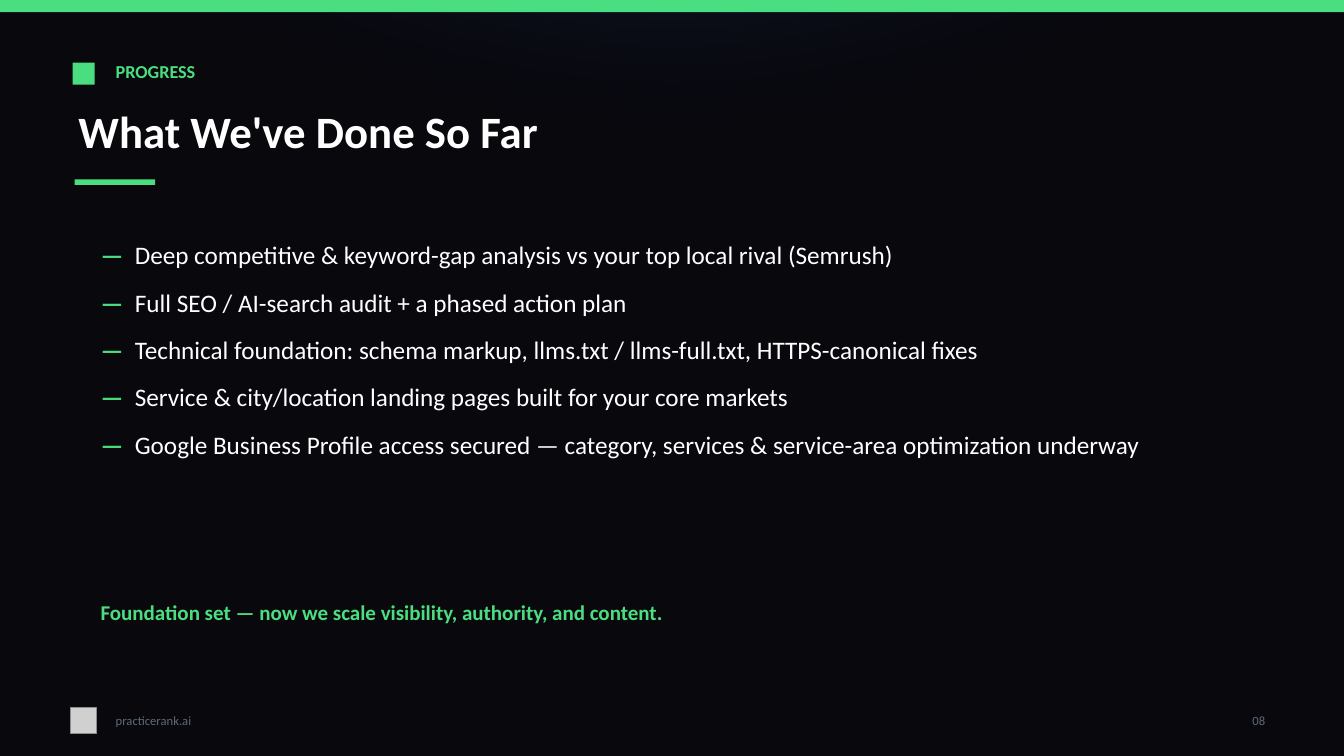
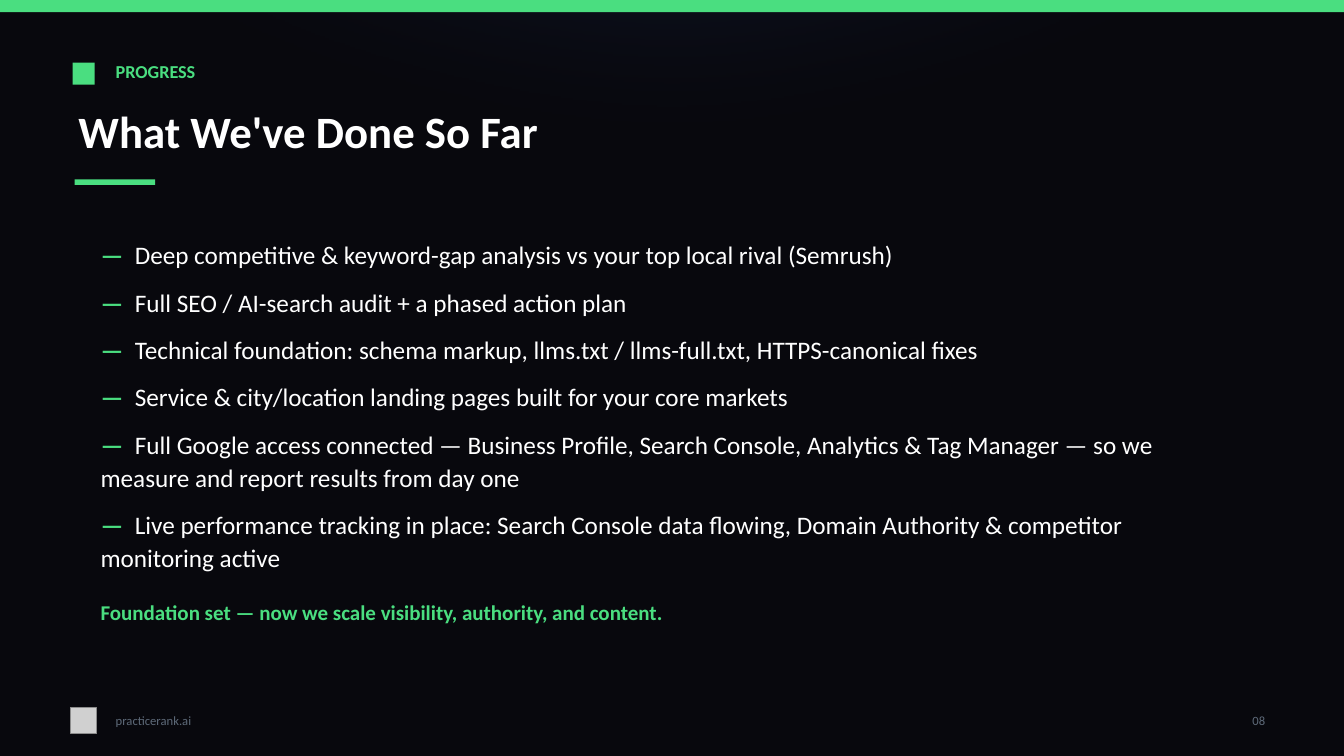
Before and after one commit to sathvik-vadlakunta/inCentivee, a slide deck: slide 8 of deliverables/PracticeRank-SEO-Strategy-Paradigm-Experts.pptx. Drawn at 1344x756 pixels with LibreOffice and Linux fonts; fonts in the diff are those of the drawing; grey boxes stand for pictures. Boxes give left, top, right and bottom in pixels: in the first picture for what was removed or moved away, otherwise in the second. Text is boxed around its words. In the diff, an @@ line names an element or a change of style, - is before the commit and + after.

```diff
--- a/deliverables/PracticeRank-SEO-Strategy-Paradigm-Experts.pptx
+++ b/deliverables/PracticeRank-SEO-Strategy-Paradigm-Experts.pptx
@@ text at [101,436,1152,572]: text changed @@
-— Google Business Profile access secured — category, services & service-area optimization underway
+— Full Google access connected — Business Profile, Search Console, Analytics & Tag Manager — so we measure and report results from day one
+— Live performance tracking in place: Search Console data flowing, Domain Authority & competitor monitoring active
```
Also in this commit, not shown: 4 other files.
